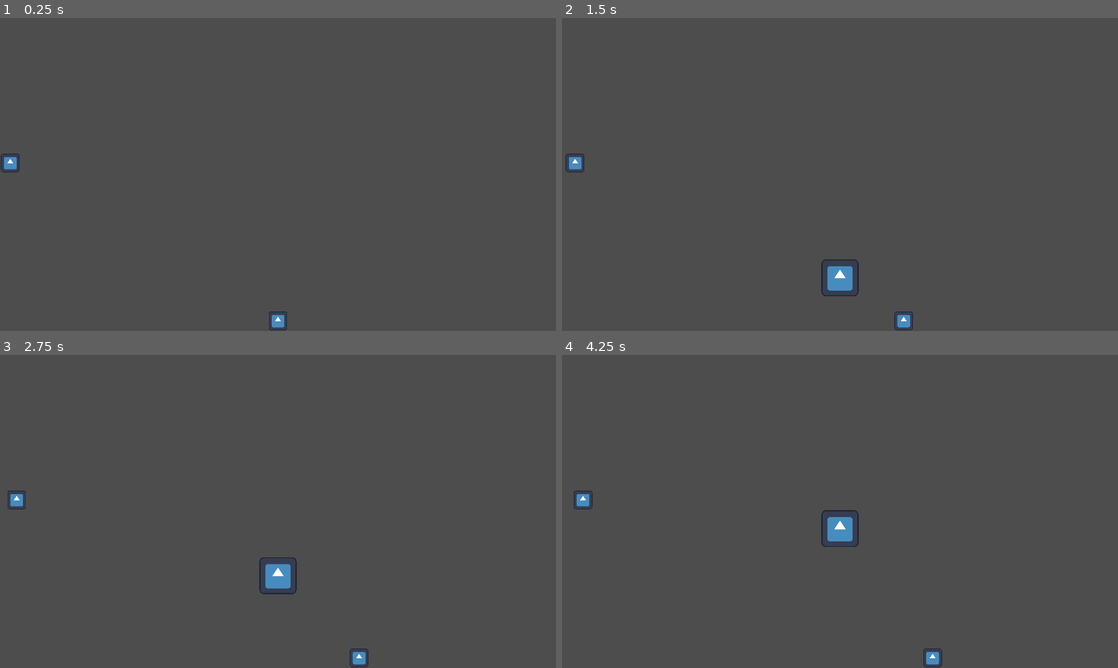
Above: before the commit, frames 1-4 (two rows, left to right).
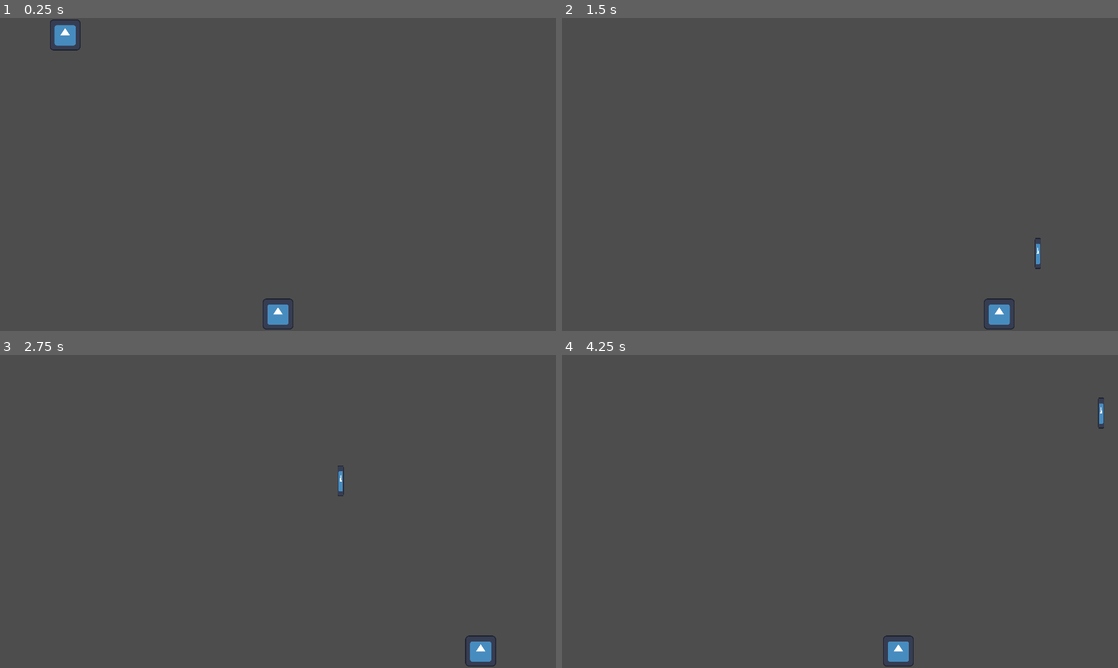
Above: after the commit, the same moments.

Repository: joshuawalker3/Godot_SpaceInvaders_Proof_of_Concept
Game: Godot game, scene res://main.tscn
Two runs of this game, one before a commit and one after it. Both use one fixed random seed, a clock stepped at 60 frames per second and the inputs below. The engine's default icon, where the game draws it, is replaced by a stand-in: a white triangle on a blue panel in a dark square.
Inputs:
- Up to frame 1 (0.25 s): no input
- Up to frame 2 (1.5 s): hold Right (ui_right) 0.53-1.28 s; hold Space (ship_shoot) 0.53-1.28 s; hold Left (ui_left) from 1.28 s (still down); tap Space (ship_shoot) at 1.35 s
- Up to frame 3 (2.75 s): release Left (ui_left) at 2.03 s; hold Right (ui_right) from 2.03 s (still down); hold Space (ship_shoot) from 2.03 s (still down)
- Up to frame 4 (4.25 s): release Space (ship_shoot) at 2.78 s; tap Space (ship_shoot) at 2.85 s; release Right (ui_right) at 3.53 s; hold Left (ui_left) from 3.53 s (still down); hold Space (ship_shoot) from 3.53 s (still down)

The runs differ from the first frame. In frame 1, 0.7% of the frame differs, in the area x 0-53%, y 0-100%; in frame 2, 1.1%; in frame 3, 1.1%, in the area x 1-90%, y 35-100%; in frame 4, 1.1%.

Commit message:
Fixed collision and connected scoring

Diff:
--- a/Player.gd
+++ b/Player.gd
@@ -1,17 +1,15 @@
-extends Area2D
+extends CharacterBody2D
 
-var speed = 400
+const SPEED = 600.0
 var screen_size
 
 signal hit
 signal shoot
 
-# Called when the node enters the scene tree for the first time.
 func _ready():
 	screen_size = get_viewport_rect().size
 
-# Called every frame. 'delta' is the elapsed time since the previous frame.
-func _process(delta):
+func _physics_process(delta):
 	var direction = 0
 	var minBuffer = Vector2.ZERO
 	var maxBuffer = Vector2.ZERO
@@ -34,7 +32,7 @@
 	if Input.is_action_pressed("ship_shoot"):
 		shoot.emit()
 
-	position.x += speed * direction * delta
+	position.x += SPEED * direction * delta
 
 	position = position.clamp(minBuffer, maxBuffer)
 
@@ -43,9 +41,9 @@
 	show()
 	$CollisionShape2D.disabled = false
 
-
-func _on_body_entered(body):
-	hide()
-	hit.emit()
-	print("player collision detected")
-	$CollisionShape2D.set_deferred("disabled", true)
+func _on_area_2d_body_entered(body):
+	if body.name == "Enemy":
+		hide()
+		hit.emit()
+		print("player collision with enemy detected")
+		$CollisionShape2D.set_deferred("disabled", true)
--- a/ProjectileDefault.gd
+++ /dev/null
@@ -1,26 +0,0 @@
-extends RigidBody2D
-
-var speed
-var screen_size
-
-# Called when the node enters the scene tree for the first time.
-func _ready():
-	screen_size = get_viewport_rect().size
-	speed = -screen_size.y / 10
-	$CollisionShape2D.disabled = false
-
-# Called every frame. 'delta' is the elapsed time since the previous frame.
-func _process(delta):
-	position.y += speed * delta
-	if position.y <= 0:
-		queue_free()
-		#print("Projectile gone")
-	#position.y += 0
-
-func spawn_position(pos):
-	position.x = pos.x
-	position.y = pos.y - 50
-
-
-func _on_body_entered(body):
-	print("Enemy hit")
--- a/Enemy.gd
+++ b/enemy.gd
@@ -1,6 +1,6 @@
-extends RigidBody2D
+extends CharacterBody2D
 
-var speed = 10
+var speed = 400
 var direction = 1
 var screen_size
 
@@ -11,12 +11,8 @@
 func _ready():
 	$AnimatedSprite2D.play()
 	screen_size = get_viewport_rect().size
-	set_continuous_collision_detection_mode(0)
-	position.y = 500
 
-
-# Called every frame. 'delta' is the elapsed time since the previous frame.
-func _process(delta):
+func _physics_process(delta):
 	var minBuffer = Vector2.ZERO
 	var maxBuffer = Vector2.ZERO
 
@@ -44,6 +40,9 @@
 	$CollisionShape2D.disabled = false
 
 
-
-func _on_body_entered(body):
-	print("HIT")
+func _on_area_2d_body_entered(body):
+	if body.name == "ProjectileFriendly":
+		body.queue_free()
+		print("Enemy and projectile hit detected")
+		destroyed.emit()
+		queue_free()
--- a/enemy.tscn
+++ b/enemy.tscn
@@ -1,9 +1,12 @@
-[gd_scene load_steps=5 format=3 uid="uid://bm14neey541nd"]
+[gd_scene load_steps=6 format=3 uid="uid://b6rbkk24oxijj"]
 
-[ext_resource type="Script" path="res://Enemy.gd" id="1_sclmv"]
+[ext_resource type="Script" path="res://enemy.gd" id="1_jaduo"]
 [ext_resource type="Texture2D" uid="uid://u58sp8g8njbg" path="res://icon.svg" id="2_p1554"]
 
-[sub_resource type="SpriteFrames" id="SpriteFrames_8cr2f"]
+[sub_resource type="RectangleShape2D" id="RectangleShape2D_mucqw"]
+size = Vector2(64, 64)
+
+[sub_resource type="SpriteFrames" id="SpriteFrames_n84ld"]
 animations = [{
 "frames": [{
 "duration": 1.0,
@@ -14,19 +17,23 @@
 "speed": 5.0
 }]
 
-[sub_resource type="RectangleShape2D" id="RectangleShape2D_6tgw8"]
-size = Vector2(64, 63)
+[sub_resource type="RectangleShape2D" id="RectangleShape2D_kono0"]
+size = Vector2(70, 70)
 
-[node name="Enemy" type="RigidBody2D"]
-gravity_scale = 0.0
-script = ExtResource("1_sclmv")
+[node name="Enemy" type="CharacterBody2D"]
+script = ExtResource("1_jaduo")
+
+[node name="CollisionShape2D" type="CollisionShape2D" parent="."]
+shape = SubResource("RectangleShape2D_mucqw")
 
 [node name="AnimatedSprite2D" type="AnimatedSprite2D" parent="."]
 scale = Vector2(0.5, 0.5)
-sprite_frames = SubResource("SpriteFrames_8cr2f")
+sprite_frames = SubResource("SpriteFrames_n84ld")
 
-[node name="CollisionShape2D" type="CollisionShape2D" parent="."]
-position = Vector2(0, -0.5)
-shape = SubResource("RectangleShape2D_6tgw8")
+[node name="Area2D" type="Area2D" parent="."]
 
-[connection signal="body_entered" from="." to="." method="_on_body_entered"]
+[node name="CollisionShape2D" type="CollisionShape2D" parent="Area2D"]
+shape = SubResource("RectangleShape2D_kono0")
+
+[connection signal="change_direction" from="." to="." method="_on_change_direction"]
+[connection signal="body_entered" from="Area2D" to="." method="_on_area_2d_body_entered"]
--- a/main.gd
+++ b/main.gd
@@ -18,17 +18,17 @@
 
 
 func game_over():
-	print("Hit")
+	print("Game over")
 
 func _on_player_shoot():
-	if get_tree().get_nodes_in_group("projectiles").size() == 0:
+	if get_tree().get_nodes_in_group("friendly_projectiles").size() == 0:
 		var projectile = projectile_scene.instantiate()
 
 		var projectile_spawn_location = Vector2.ZERO
-		projectile_spawn_location.x = $Player.position.x
-		projectile_spawn_location.y = $Player.position.y - 50
 
-		projectile.spawn_position(projectile_spawn_location)
+		projectile.spawn_position($Player.position)
+
+		#print(projectile.name)
 
 		add_child(projectile)
 
@@ -36,5 +36,11 @@
 	var enemy = enemy_scene.instantiate()
 
 	enemy.spawn_enemy(start_position)
+	#Connect signal from enemy
+	enemy.destroyed.connect(_on_enemy_destroyed)
 
 	add_child(enemy)
+
+func _on_enemy_destroyed():
+	score += 5
+	print(score)
--- a/main.tscn
+++ b/main.tscn
@@ -1,19 +1,19 @@
 [gd_scene load_steps=5 format=3 uid="uid://chjka32bbqw2"]
 
-[ext_resource type="PackedScene" uid="uid://shubjmwcw3f8" path="res://player.tscn" id="1_avii2"]
+[ext_resource type="PackedScene" uid="uid://cdf2407wdosc0" path="res://player.tscn" id="1_avii2"]
 [ext_resource type="Script" path="res://main.gd" id="1_ffe1r"]
-[ext_resource type="PackedScene" uid="uid://b4yy2kxl1s8bu" path="res://projectile_default.tscn" id="2_yx5sp"]
-[ext_resource type="PackedScene" uid="uid://bm14neey541nd" path="res://enemy.tscn" id="3_1borl"]
+[ext_resource type="PackedScene" uid="uid://r3xextu2eejk" path="res://projectile_friendly.tscn" id="2_a5j7d"]
+[ext_resource type="PackedScene" uid="uid://b6rbkk24oxijj" path="res://enemy.tscn" id="3_1borl"]
 
 [node name="Main" type="Node"]
 script = ExtResource("1_ffe1r")
-projectile_scene = ExtResource("2_yx5sp")
+projectile_scene = ExtResource("2_a5j7d")
 enemy_scene = ExtResource("3_1borl")
 
 [node name="Player" parent="." instance=ExtResource("1_avii2")]
 
 [node name="StartingPosition" type="Marker2D" parent="."]
-position = Vector2(960, 1080)
+position = Vector2(576, 648)
 
 [node name="EnemySpawnStart" type="Marker2D" parent="."]
 position = Vector2(35, 35)
--- a/player.tscn
+++ b/player.tscn
@@ -1,9 +1,12 @@
-[gd_scene load_steps=5 format=3 uid="uid://shubjmwcw3f8"]
+[gd_scene load_steps=6 format=3 uid="uid://cdf2407wdosc0"]
 
 [ext_resource type="Script" path="res://Player.gd" id="1_0tg83"]
 [ext_resource type="Texture2D" uid="uid://u58sp8g8njbg" path="res://icon.svg" id="2_8lqwb"]
 
-[sub_resource type="SpriteFrames" id="SpriteFrames_beop5"]
+[sub_resource type="RectangleShape2D" id="RectangleShape2D_r6x5u"]
+size = Vector2(64, 64)
+
+[sub_resource type="SpriteFrames" id="SpriteFrames_tmldg"]
 animations = [{
 "frames": [{
 "duration": 1.0,
@@ -14,18 +17,22 @@
 "speed": 5.0
 }]
 
-[sub_resource type="RectangleShape2D" id="RectangleShape2D_i5rj0"]
-size = Vector2(60, 60)
+[sub_resource type="RectangleShape2D" id="RectangleShape2D_6r20e"]
+size = Vector2(66, 66)
 
-[node name="Player" type="Area2D"]
+[node name="Player" type="CharacterBody2D"]
 script = ExtResource("1_0tg83")
-metadata/_edit_group_ = true
+
+[node name="CollisionShape2D" type="CollisionShape2D" parent="."]
+shape = SubResource("RectangleShape2D_r6x5u")
 
 [node name="AnimatedSprite2D" type="AnimatedSprite2D" parent="."]
 scale = Vector2(0.5, 0.5)
-sprite_frames = SubResource("SpriteFrames_beop5")
+sprite_frames = SubResource("SpriteFrames_tmldg")
 
-[node name="CollisionShape2D" type="CollisionShape2D" parent="."]
-shape = SubResource("RectangleShape2D_i5rj0")
+[node name="Area2D" type="Area2D" parent="."]
 
-[connection signal="body_entered" from="." to="." method="_on_body_entered"]
+[node name="CollisionShape2D" type="CollisionShape2D" parent="Area2D"]
+shape = SubResource("RectangleShape2D_6r20e")
+
+[connection signal="body_entered" from="Area2D" to="." method="_on_area_2d_body_entered"]
--- a/project.godot
+++ b/project.godot
@@ -17,8 +17,6 @@
 
 [display]
 
-window/size/viewport_width=1920
-window/size/viewport_height=1080
 window/size/mode=3
 window/stretch/mode="canvas_items"
 
--- a/projectile_default.tscn
+++ /dev/null
@@ -1,29 +0,0 @@
-[gd_scene load_steps=5 format=3 uid="uid://b4yy2kxl1s8bu"]
-
-[ext_resource type="Script" path="res://ProjectileDefault.gd" id="1_gmlbg"]
-[ext_resource type="Texture2D" uid="uid://u58sp8g8njbg" path="res://icon.svg" id="2_3m8e5"]
-
-[sub_resource type="SpriteFrames" id="SpriteFrames_v1xlg"]
-animations = [{
-"frames": [{
-"duration": 1.0,
-"texture": ExtResource("2_3m8e5")
-}],
-"loop": true,
-"name": &"default",
-"speed": 5.0
-}]
-
-[sub_resource type="RectangleShape2D" id="RectangleShape2D_1esbi"]
-size = Vector2(124, 131)
-
-[node name="ProjectileDefault" type="RigidBody2D"]
-gravity_scale = 0.0
-script = ExtResource("1_gmlbg")
-
-[node name="AnimatedSprite2D" type="AnimatedSprite2D" parent="."]
-sprite_frames = SubResource("SpriteFrames_v1xlg")
-
-[node name="CollisionShape2D" type="CollisionShape2D" parent="." groups=["projectiles"]]
-position = Vector2(-1, 0.5)
-shape = SubResource("RectangleShape2D_1esbi")
--- /dev/null
+++ b/projectile_friendly.gd
@@ -0,0 +1,20 @@
+extends CharacterBody2D
+
+var speed
+var screen_size
+
+func _ready():
+		screen_size = get_viewport_rect().size
+		speed = -screen_size.y
+		$CollisionShape2D.disabled = false
+
+func _physics_process(delta):
+	position.y += speed * delta
+	if position.y <= 0:
+		queue_free()
+		#print("Projectile gone")
+	#position.y += 0
+
+func spawn_position(pos):
+	position.x = pos.x
+	position.y = pos.y - 50
--- /dev/null
+++ b/projectile_friendly.tscn
@@ -0,0 +1,28 @@
+[gd_scene load_steps=5 format=3 uid="uid://r3xextu2eejk"]
+
+[ext_resource type="Texture2D" uid="uid://u58sp8g8njbg" path="res://icon.svg" id="1_68le3"]
+[ext_resource type="Script" path="res://projectile_friendly.gd" id="1_xh0sw"]
+
+[sub_resource type="RectangleShape2D" id="RectangleShape2D_1rcd2"]
+size = Vector2(13, 64)
+
+[sub_resource type="SpriteFrames" id="SpriteFrames_i7hym"]
+animations = [{
+"frames": [{
+"duration": 1.0,
+"texture": ExtResource("1_68le3")
+}],
+"loop": true,
+"name": &"default",
+"speed": 5.0
+}]
+
+[node name="ProjectileFriendly" type="CharacterBody2D" groups=["friendly_projectiles"]]
+script = ExtResource("1_xh0sw")
+
+[node name="CollisionShape2D" type="CollisionShape2D" parent="."]
+shape = SubResource("RectangleShape2D_1rcd2")
+
+[node name="AnimatedSprite2D" type="AnimatedSprite2D" parent="."]
+scale = Vector2(0.1, 0.5)
+sprite_frames = SubResource("SpriteFrames_i7hym")
